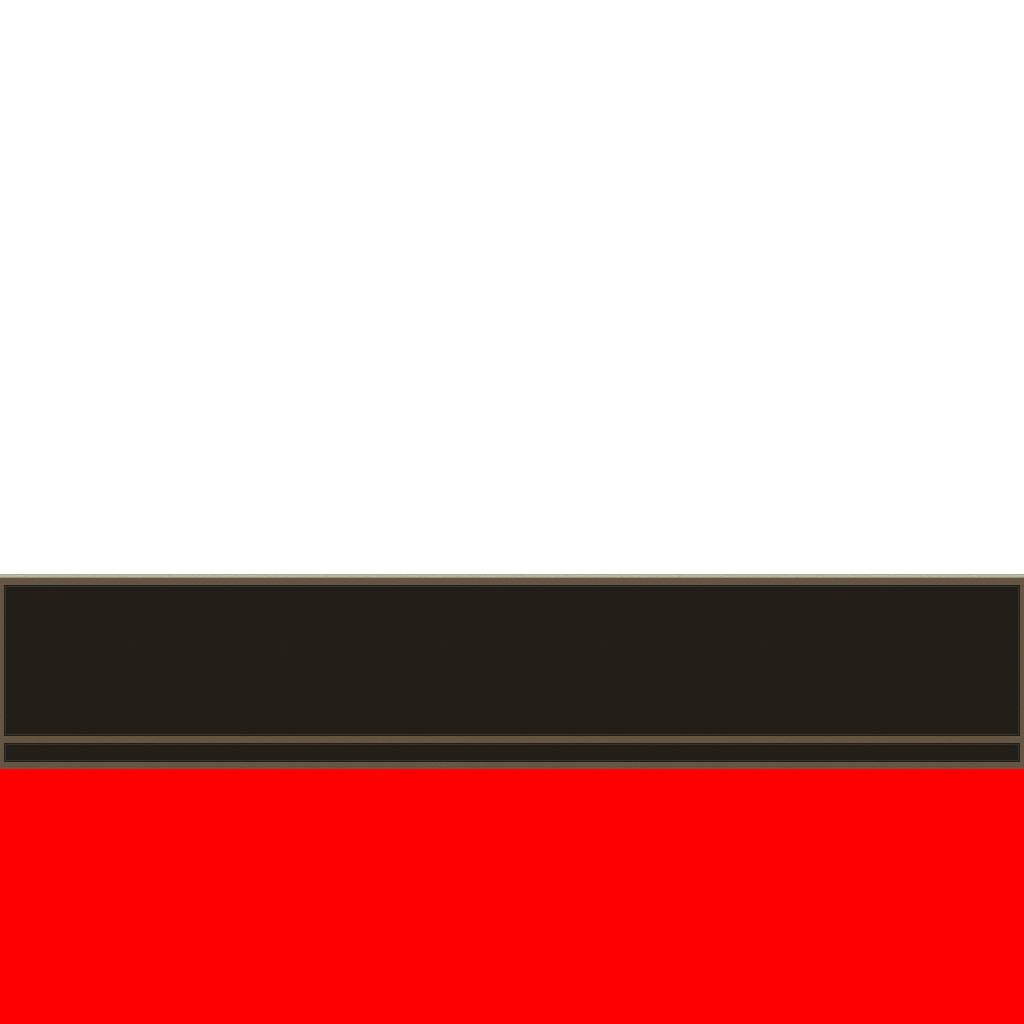
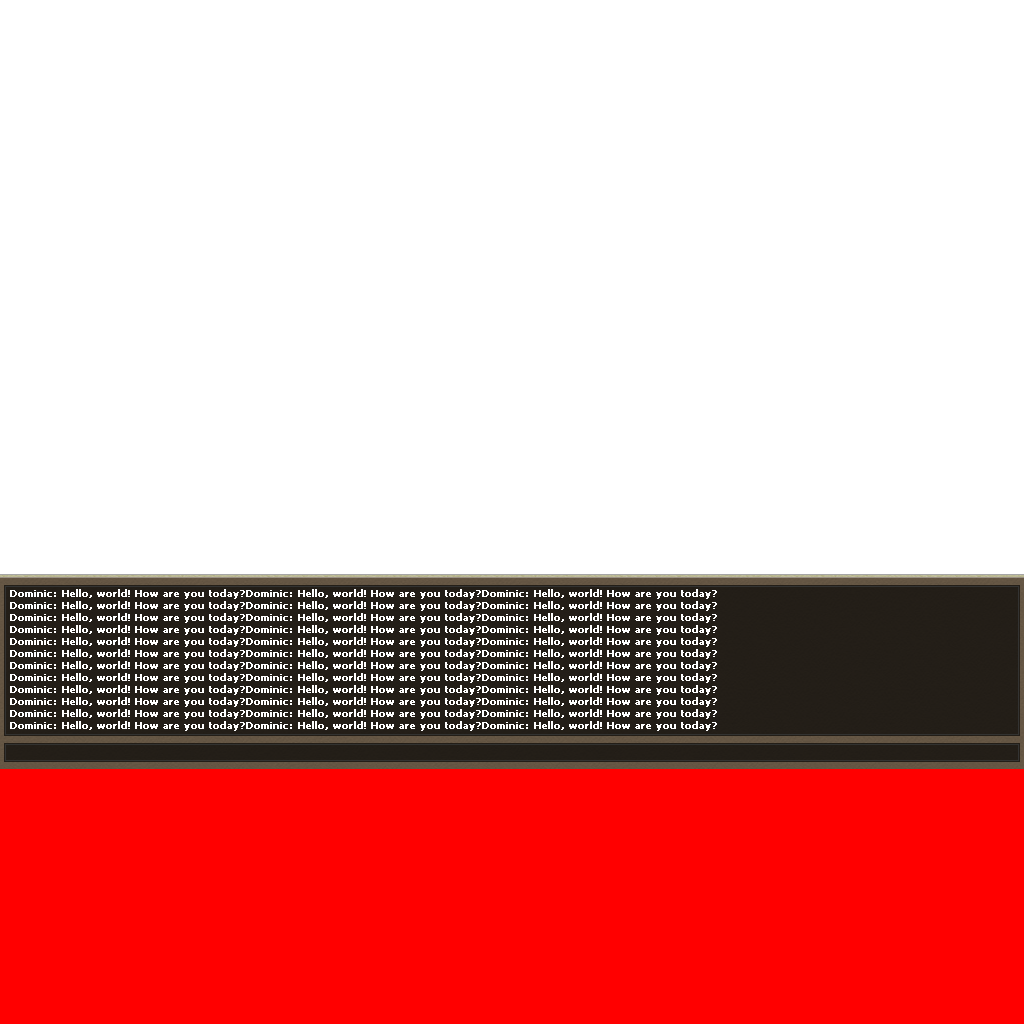
Layers edited between the first and the second w=1024, h=1024 image:
showed "Dominic: Hello, world! How are" over [10, 589, 717, 731]
